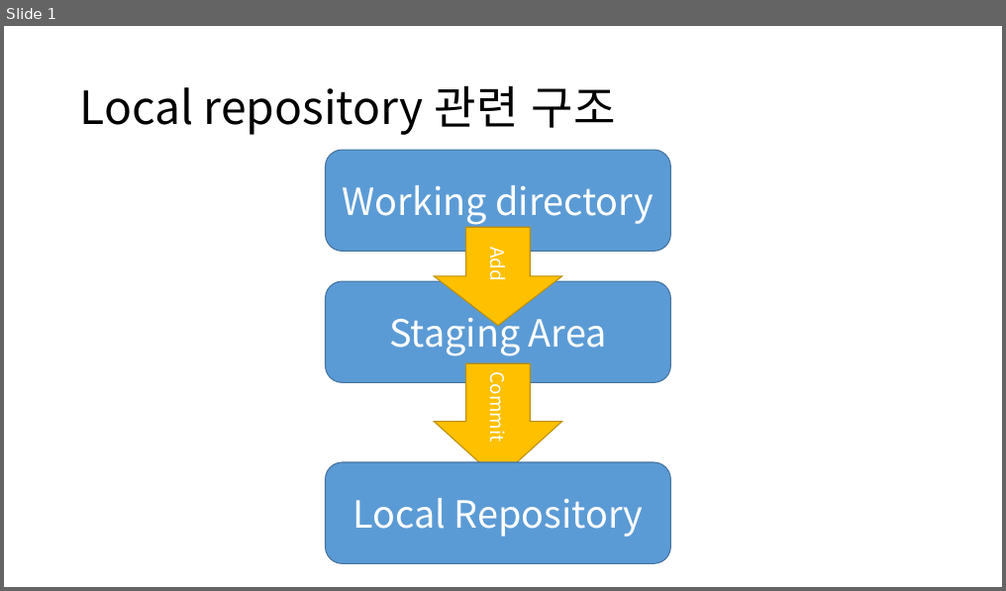
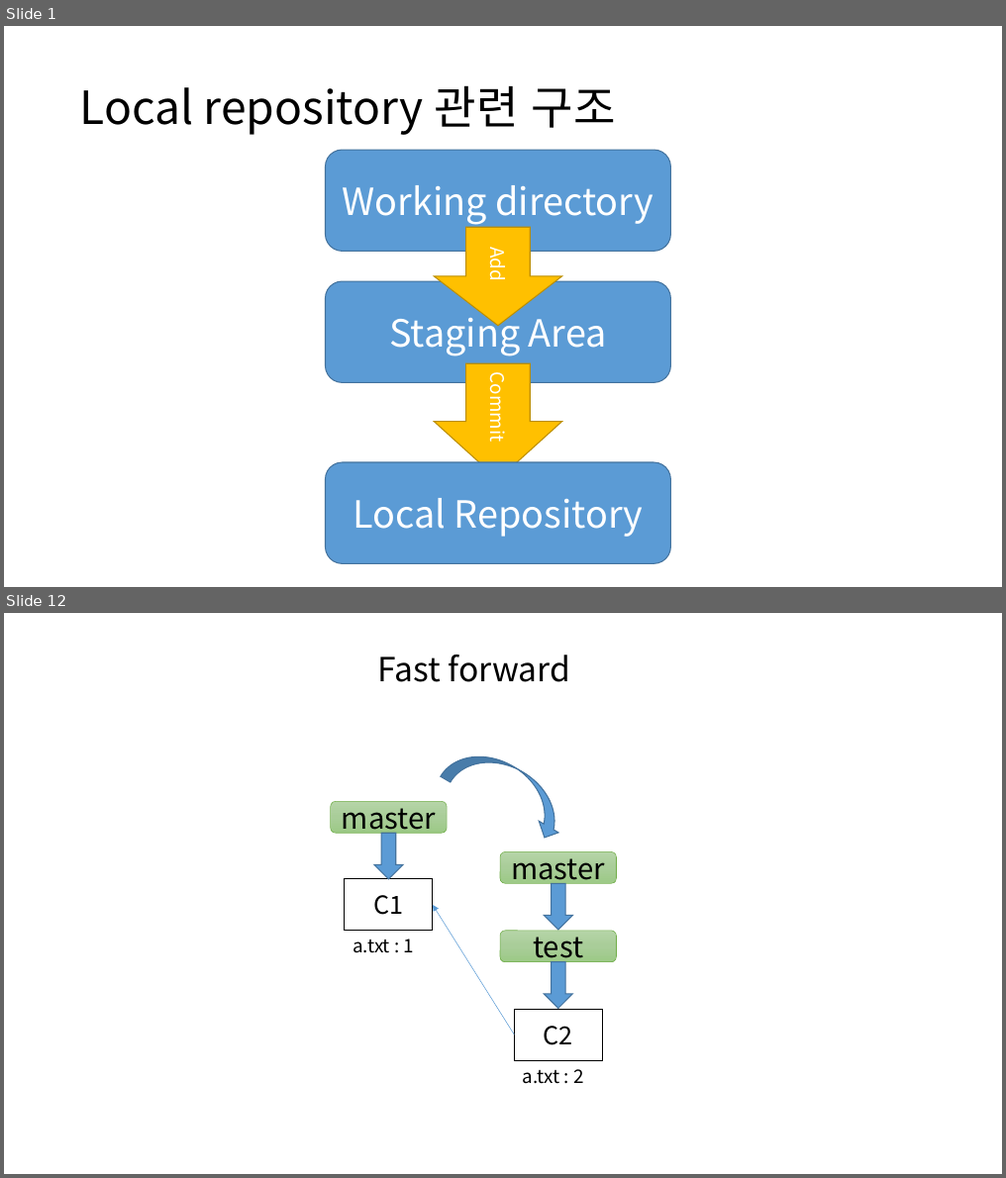
Before and after one commit to xoghk9zla/GameSoftwareEngineering, a slide deck: 깃 간단 정리.pptx. Shown one above the other, each under a label of ours: slide 1 before the commit, slides 1 and 12 after it; the slides between them are not shown. The pictures are 1006x591 and 1006x1178 pixels, drawn with LibreOffice and Linux fonts; fonts in the diff are those of the drawing. Boxes give left, top, right and bottom in pixels: in the first picture for what was removed or moved away, otherwise in the second. Text is boxed around its words. In the diff, an @@ line names an element or a change of style, - is before the commit and + after.

```diff
--- a/깃 간단 정리.pptx
+++ b/깃 간단 정리.pptx
@@ slide 12 added at (4,613,1002,1174), background #FFFFFF @@
@@ text added at (377,655,571,682), 32 pt, text #000000 @@
+Fast forward
@@ curved down arrow added at (441,738,577,844), fill #5B9BD5, outline #43739E 1 pt @@
@@ rounded rectangle added at (331,802,447,833), fill gradient #B5D5A7 to #AACE9A to #9CC987, outline #70AD47 0.5 pt, 28 pt, text #000000 @@
+master
@@ down arrow added at (374,833,403,879), fill #5B9BD5, outline #43739E 1 pt @@
@@ rectangle added at (345,879,433,931), fill #FFFFFF, outline #000000 1 pt, 24 pt, text #000000 @@
+C1
@@ rounded rectangle added at (500,852,617,883), fill gradient #B5D5A7 to #AACE9A to #9CC987, outline #70AD47 0.5 pt, 28 pt, text #000000 @@
+master
@@ arrow added from (515, 1035) to (433, 905), #5B9BD5 0.5 pt @@
@@ down arrow added at (544,884,572,931), fill #5B9BD5, outline #43739E 1 pt @@
@@ text added at (352,939,414,954), 18 pt, text #000000 @@
+a.txt : 1
@@ rounded rectangle added at (500,931,617,961), fill gradient #B5D5A7 to #AACE9A to #9CC987, outline #70AD47 0.5 pt, 28 pt, text #000000 @@
+test
@@ down arrow added at (544,962,572,1009), fill #5B9BD5, outline #43739E 1 pt @@
@@ rectangle added at (515,1009,603,1060), fill #FFFFFF, outline #000000 1 pt, 24 pt, text #000000 @@
+C2
@@ text added at (523,1069,583,1084), 18 pt, text #000000 @@
+a.txt : 2
```
Also in this commit, not shown: 1 slide changed, 14 other slides added, 7 other files.
